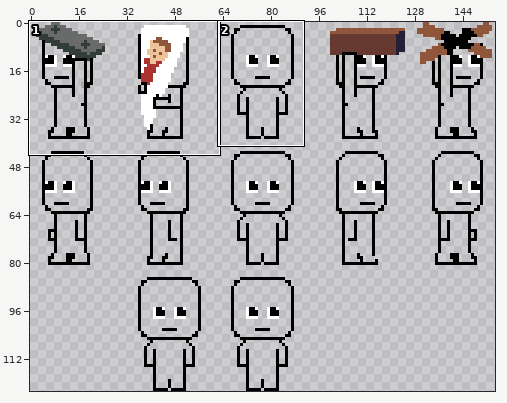
Sprite sheet, stored at Assets/Visuals/Theft/CharSheetOutline.png. The picture above shows the old version from afar; the outline marks the close-up.
Close-up. First the earlier version:
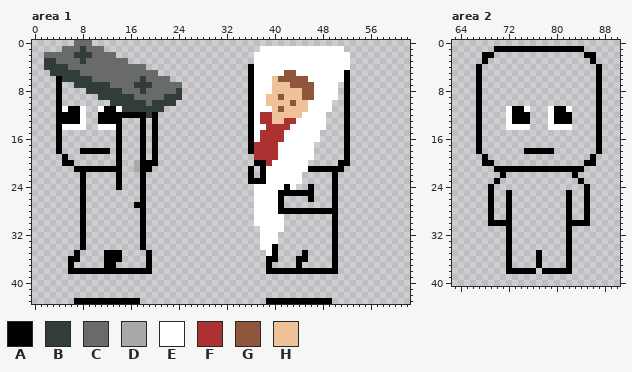
The file is 155x123 pixels. Shown: area 1: x 0..62, y 0..43; area 2: x 63..90, y 0..40. The commit also changed other parts of the picture, which this record leaves out.
Palette (. is transparent): A #000000  B #323c39  C #696a6a  D #a9a9a9  E #ffffff  F #ac3232  G #8f563b  H #eec39a
Pixels before, area 1 (only the part around the change), first column x 0:
 0 .......CCC.....................................................
 1 .....CCCBCCC..........................EEEEEEEEEEEEEE...........
 2 ..CCCCCBBBCCCC.......................EEEEEEEEEEEEEEEE..........
 3 ..BBCCCCBCCCCCCC.....................EEEEEEEEEEEEEEEE..........
 4 ..BBBBCCCCCCCCCCCCC.................AEEEEEEEEEEEEEEEE..........
 5 ...BBBBBCCCCCCCCCCCCC...............AEEEEEGGEEEEEEEEA..........
 6 ....ABBBBBCCCCCCCCBCCCC.............AEEEHGGGGGEEEEEEA..........
 7 ....A..BBBBBBCCCCBBBCCCCC...........AEEEHHHGGGGEEEE.A..........
 8 ....A....BBBBBBCCCBCCCCCB...........AEEEHHHHHGGEEEE.A..........
 9 ....A......BBBBBBCCCCCBBB...........AEEHHGHHHGGEEEE.A..........
10 ....A........BBBBBBCBBBB............AEEHHHHGHHEEEE..A..........
11 ....AEAAE..EAAEBBBBBBB..............AEEEHGHHHHEEEE..A..........
12 ....AAAAE..AAAAAAAABA...............AEFFHHHHHEEEE...A..........
13 ....AAAAE..AAAA...A.A...............AEFFHHFFEEEEE...A..........
14 ....AEEEE..EEEA...A.A...............AEEFFFFEEEEEE...A..........
15 ....A.........A...A.A...............AEFFFFEEEEEE....A..........
16 ....A.........A...A.A...............AEFFFFEEEEEE....A..........
17 ....A.........A...A.A...............AFFFFEEEEEE.....A..........
18 ....A...AAAAA.A...A.A...............AFFFFEEEEEE.....A..........
19 .....A........A...A.A................FFFFEEEEEE.....A..........
20 .....AA.......A..DAAA................AAFEEEEEE.....AA..........
21 .......AAAAAAAA..DAA................A.AEEEEEEEAAAAAA...........
22 ........A.....A...A.................A.AEEEEEE.....A............
23 ........A.....A...A.................AAAEEEEEE.....A............
24 ........A.....A...A..................EEEEEAE..A...A............
25 ........A.........A..................EEEEAAAAAA...A............
26 ........A.........A..................EEEEA....A...A............
27 ........A........AA..................EEEEA........A............
28 ........A.........A..................EEEEAAAAAAAAAA............
29 ........A.........A..................EEEEE........A............
30 ........A.........A..................EEEEE........A............
31 ........A.........A...................EEEE........A............
32 ........A.........A...................EEE.........A............
33 ........A.........A...................EEE.........A............
34 ........A.........A...................EEA.........A............
35 .......A....AAA....A...................EA....A....A............
36 ......AA....AAA....A...................AA...AA....A............
37 ......A.....AA.....A...................A....A.....A............
38 ......AAAAAAAAAAAAAA...................AAAAAAAAAAAA............
39 ...............................................................
40 ...............................................................
41 ...............................................................
42 ...............................................................
43 .......AAAAAAAAAAA.....................AAAAAAAAAAA.............
Pixels before, area 2, first column x 67:
 1 ...AAAAAAAAAAAAAAA...
 2 .AA...............AA.
 3 .A.................A.
 4 A...................A
 5 A...................A
 6 A...................A
 7 A...................A
 8 A...................A
 9 A...................A
10 A...................A
11 A....EAAE...EAAE....A
12 A....EAAA...EAAA....A
13 A....EAAA...EAAA....A
14 A....EEEE...EEEE....A
15 A...................A
16 A...................A
17 A...................A
18 A.......AAAAA.......A
19 .A.................A.
20 .AA...............AA.
21 ...AAAAAAAAAAAAAAA...
22 ....A...........A....
23 ...A.............A...
24 ..A...............A..
25 ..A..A.........A..A..
26 ..A..A.........A..A..
27 ..A..A.........A..A..
28 ..A..A.........A..A..
29 ..A..A.........A..A..
30 ..AAAA.........AAAA..
31 .....A.........A.....
32 .....A.........A.....
33 .....A.........A.....
34 .....A.........A.....
35 .....A....A....A.....
36 .....A....A....A.....
37 .....A....A....A.....
38 .....AAAAA.AAAAA.....
After the commit:
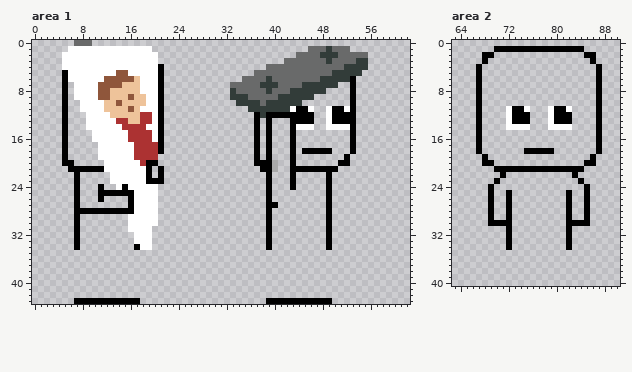
Edits made:
Changed rows in their new state; - is an unchanged pixel.
Area 1:
first column x 2:
 1 ---.EEEEEEEEEEEEEE------------------........CCCBCCC---
 2 ...EEEEEEEEEEEEEEEE----------------.......CCCCBBBCCCCC
 3 ...EEEEEEEEEEEEEEEE----------------.....CCCCCCCBCCCCBB
 4 ...EEEEEEEEEEEEEEEEA--------------...CCCCCCCCCCCCCBBBB
 5 -..AEEEEEEEEGGEEEEEA--------------.CCCCCCCCCCCCCBBBBB-
 6 --.AEEEEEEGGGGGHEEEA.------------CCCCBCCCCCCCCBBBBBA--
 7 --.A-EEEEGGGGHHHEEEA...--------CCCCCBBBCCCCBBBBBB-.A--
 8 --.A-EEEEGGHHHHHEEEA...--------BCCCCCBCCCBBBBBB..-.A--
 9 --.A-EEEEGGHHHGHHEEA...--------BBBCCCCCBBBBBB....-.A--
10 --.A--EEEEHHGHHHHEEA..----------BBBBCBBBBBB.....--.A--
11 --.A..-EE-HHHHGHEEEA--------------BBBBBBBEAA-..-AAEA--
12 --.-...EEEEHHHHHFFEA--------------.ABAAAAAAAA..EAA-A--
13 --.-...EEEEEFFHHFFEA--------------.A.A...AAAA..EAA-A--
14 --.A...EE---EFFFFEEA--------------.A.A...A---..EEEEA--
15 --.A----EEEEEEFFFFEA--------------.A.A...A....----.A--
16 --.A----EEEEEEFFFFEA--------------.A.A...A....----.A--
17 --.A-----EEEEEEFFFFA--------------.A.A...A...-----.A--
18 --.A--...EEEEEEFFFFA--------------.A.A...A.AAAAA--.A--
19 ---------EEEEEEFFFF----------------A.A...A...---------
20 ----------EEEEEEF--------------------AD..A..----------
21 ----A-----EEEEEEE--A--------------.--AD..AAA-----.----
22 -----A.----EEEEEEA-A--------------.-.A...A.----A.-----
23 -----A.----EEEEEEAAA--------------...A...A.----A.-----
24 -----A.--A--EAEEEEE----------------..A...A--.--A.-----
25 -----A.--AAAAAAEEEE----------------..A.......--A.-----
26 -----A.--A----AEEEE----------------..A..----.--A.-----
27 -----A.-------AEEEE----------------..AA.-------A.-----
28 -----A-AAAAAAAAEEEE----------------..A.........-.-----
29 -----A.-------EEEEE----------------..A..-------A.-----
30 -----A.-------EEEEE----------------..A..-------A.-----
31 -----A.-------EEEE------------------.A..-------A.-----
32 -----A.--------EEE------------------.A.--------A.-----
33 -----A.--------EEE------------------.A.--------A.-----
34 -----A.--------AEE------------------.A.--------A.-----
35 -----.----...----.-------------------..----.----.-----
36 ----..----...----.-------------------..---..----.-----
37 ----.-----..-----.-------------------.----.-----.-----
38 ----..............-------------------............-----
Area 2:
first column x 72:
35 .----.----.
36 .----.----.
37 .----.----.
38 .....-.....
